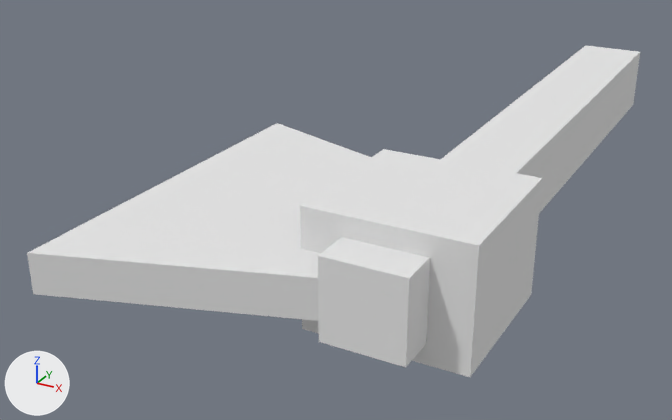
The OBJ model Assets/Models/WoodAxe.obj: old version first, new version second.
Camera for both pictures: a camera (50 mm lens) standing at (0.324, -0.765, 0.322) and looking at (-0.047, -0.089, -0.015). The lights are fixed; the arrows at lower left show +X, +Y and +Z. The older version comes first. Where no turn or scale is listed for an object, it has been applied to the vertices.
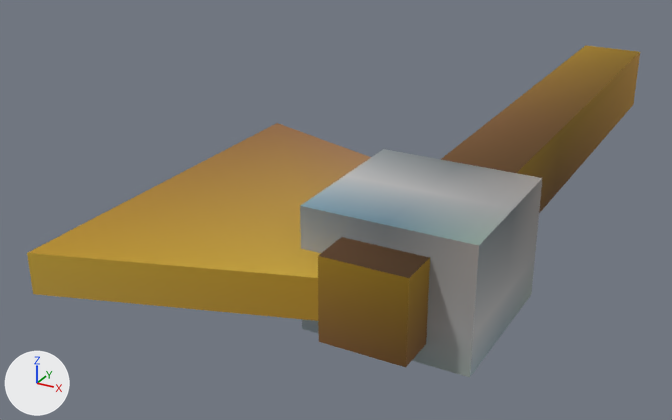
The newer file is also turned or shifted as a whole; pictures and numbers use the older file's frame.

What differs and where, as boxes [x1, y1, x2, y2] in the pictures (672 x 420 px):
'cube.002', surface changed (white to brown): [27, 123, 371, 321] in both
'cube.001', surface changed, turned (white to grey): [300, 149, 542, 377] in both
'cube', surface changed (white to brown): [318, 45, 640, 367] in both

Patch to the scene script:
```diff
--- a/Assets/Models/WoodAxe.obj.py
+++ b/Assets/Models/WoodAxe.obj.py
@@ img_lowpolycolor_png @@
+img_lowpolycolor_png = load_image('lowpolycolor.png', 'lowpolycolor.png', 8, 8, 'sRGB')
@@ mat_m_06971b39_addd_3d86_66fb_531f8c78eed0 @@
 mat_m_06971b39_addd_3d86_66fb_531f8c78eed0 = principled_material('m_06971b39-addd-3d86-66fb-531f8c78eed0')
-mat_m_06971b39_addd_3d86_66fb_531f8c78eed0.base_color = (0.8, 0.8, 0.8)  # white #e7e7e7
+mat_m_06971b39_addd_3d86_66fb_531f8c78eed0.texture = img_lowpolycolor_png
 mat_m_06971b39_addd_3d86_66fb_531f8c78eed0.roughness = 1.0
@@ me_cube_001 @@
 me_cube_001.from_pydata(...)  # 8 vertices, 6 faces; spans x 0.0312..0.1562, y -0.2812..-0.1562, z -0.0156..0.0781
 # used by ob_cube_001; location = (0.0, 0.0, 0.0)
+# me_cube_001 part 1: the whole mesh is turned 180 degrees about the z axis through its middle
 me_cube_001.materials.append(mat_m_06971b39_addd_3d86_66fb_531f8c78eed0)
@@ me_cube_002 @@
 me_cube_002.from_pydata(...)  # 8 vertices, 6 faces; spans x -0.125..0.062, y -0.375..-0.062, z 0.016..0.047
 # used by ob_cube_002; location = (0.0, 0.0, 0.0)
-me_cube_002.vertices[0].co = (0.062, -0.312, 0.047)  # pixel (318, 277)
-me_cube_002.vertices[1].co = (0.062, -0.125, 0.047)
-me_cube_002.vertices[2].co = (0.062, -0.312, 0.016)  # pixel (318, 320)
-me_cube_002.vertices[3].co = (0.062, -0.125, 0.016)
-me_cube_002.vertices[4].co = (-0.125, -0.375, 0.047)  # pixel (27, 252)
-me_cube_002.vertices[5].co = (-0.125, -0.062, 0.047)  # pixel (277, 123)
-me_cube_002.vertices[6].co = (-0.125, -0.375, 0.016)  # pixel (33, 294)
-me_cube_002.vertices[7].co = (-0.125, -0.062, 0.016)
+# me_cube_002 part 2
+me_cube_002.vertices[0].co = (-0.125, -0.063, 0.047)  # pixel (277, 123)
+me_cube_002.vertices[1].co = (-0.125, -0.375, 0.047)  # pixel (27, 252)
+me_cube_002.vertices[2].co = (-0.125, -0.062, 0.016)
+me_cube_002.vertices[3].co = (-0.125, -0.375, 0.016)  # pixel (33, 294)
+me_cube_002.vertices[4].co = (0.062, -0.125, 0.047)
+me_cube_002.vertices[5].co = (0.062, -0.312, 0.047)  # pixel (318, 277)
+me_cube_002.vertices[6].co = (0.062, -0.125, 0.016)
+me_cube_002.vertices[7].co = (0.062, -0.312, 0.016)  # pixel (318, 320)
 me_cube_002.materials.append(mat_m_06971b39_addd_3d86_66fb_531f8c78eed0)
```
